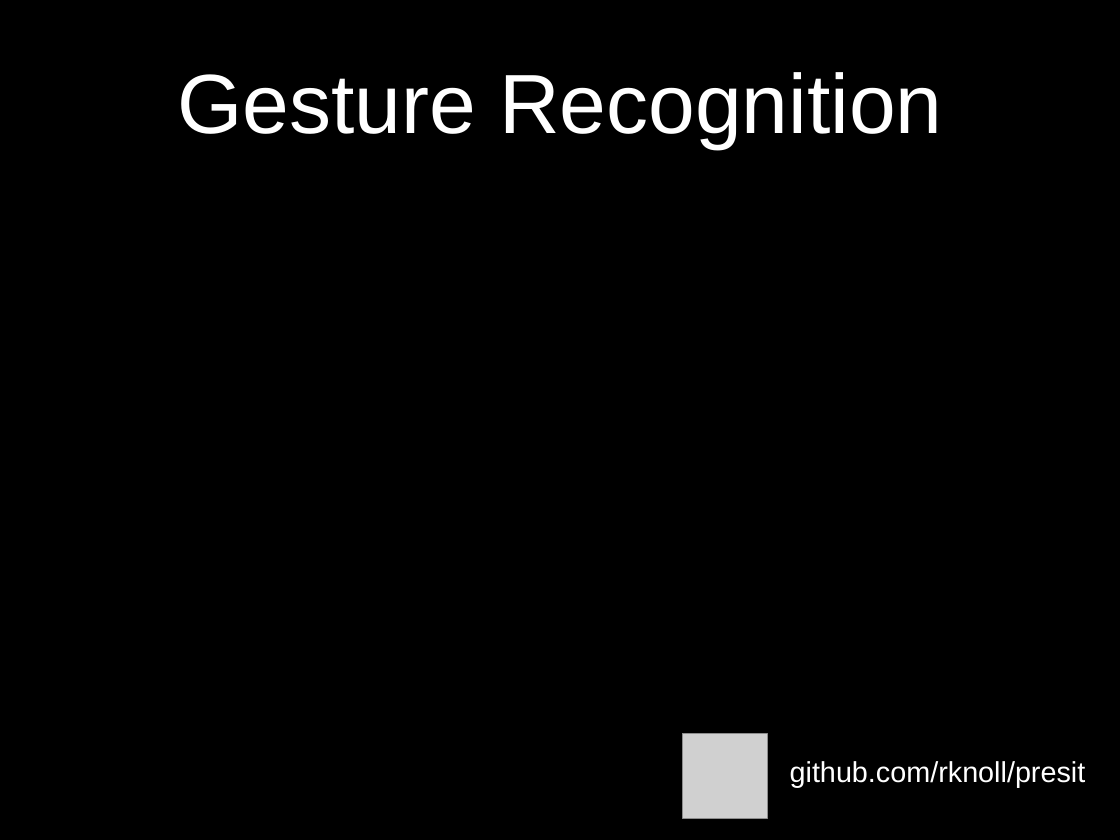
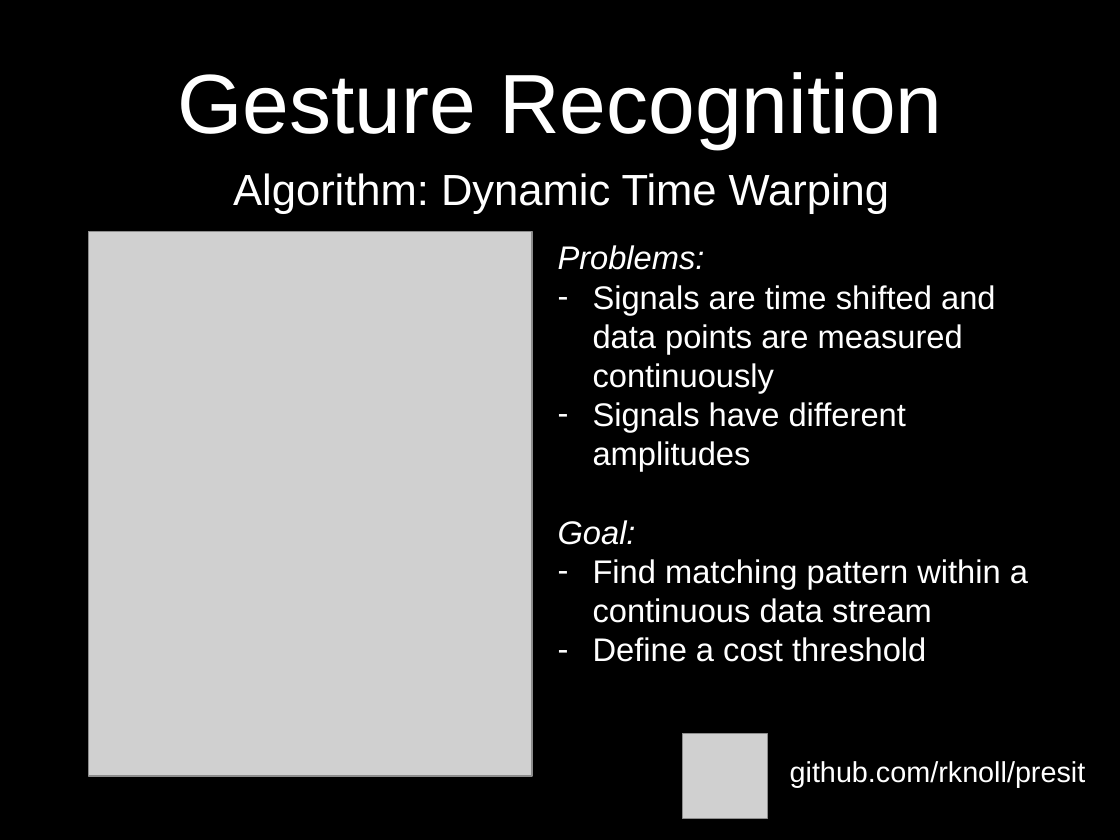
Before and after one commit to rknoll/presit, a slide deck: slide 7 of doc/presit.pptx. Drawn at 1120x840 pixels with LibreOffice and Linux fonts; fonts in the diff are those of the drawing; grey boxes stand for pictures; background and template pictures are left out. Boxes give left, top, right and bottom in pixels: in the first picture for what was removed or moved away, otherwise in the second. Text is boxed around its words. In the diff, an @@ line names an element or a change of style, - is before the commit and + after.

```diff
--- a/doc/presit.pptx
+++ b/doc/presit.pptx
@@ text added at (233,173,889,214), 28 pt, text #FFFFFF @@
+Algorithm: Dynamic Time Warping
@@ picture added at (88,232,532,776) @@
@@ text added at (558,245,1028,662), 21 pt, text #FFFFFF @@
+Problems:
+– Signals are time shifted and data points are measured continuously
+– Signals have different amplitudes
+Goal:
+– Find matching pattern within a continuous data stream
+– Define a cost threshold
```
Also in this commit, not shown: 1 other slide changed.
